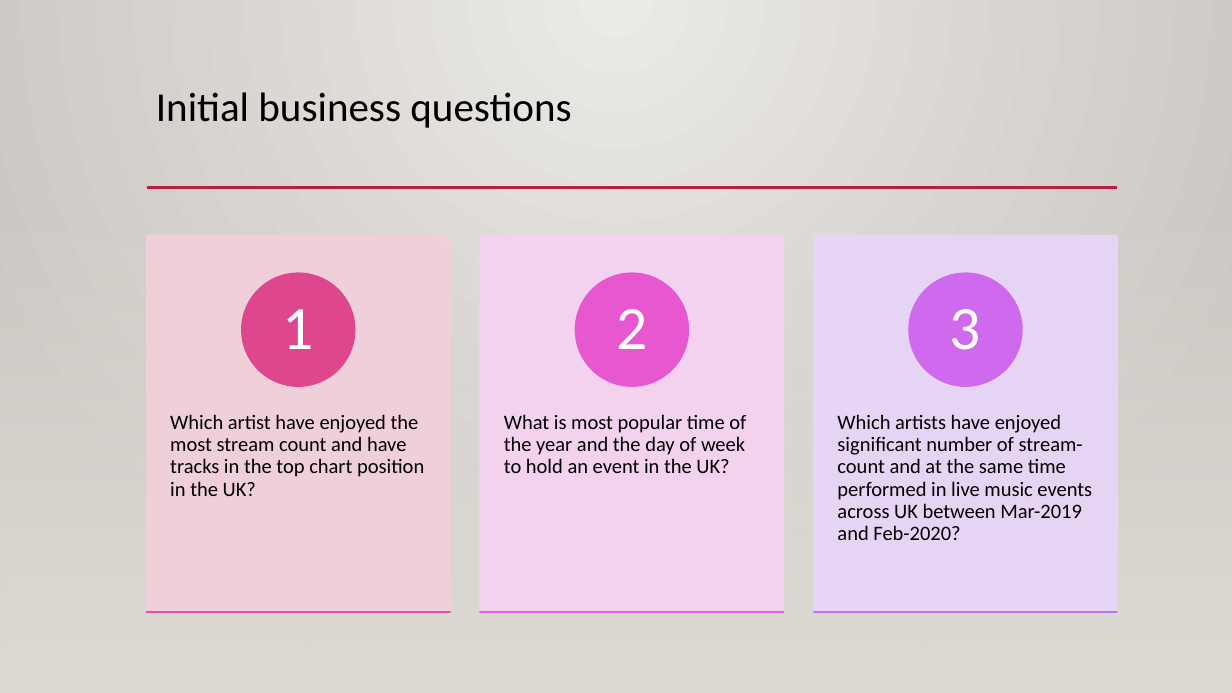
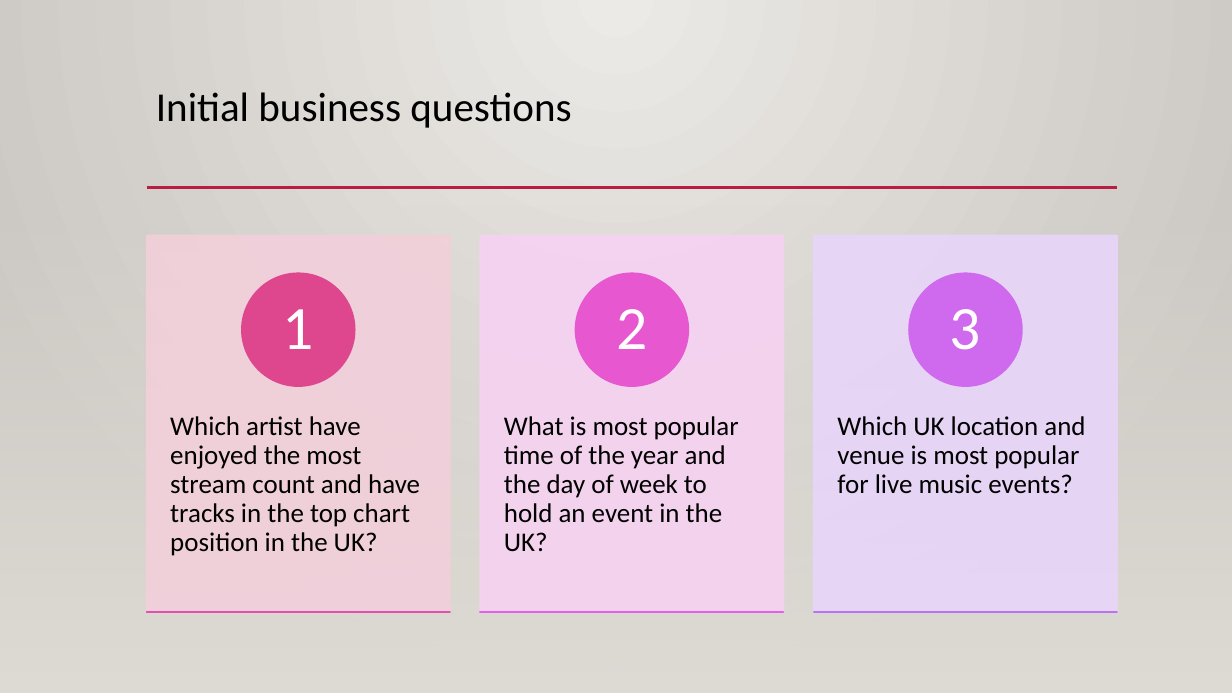
Before and after one commit to mahyarshu/Gigalytics, a slide deck: slide 9 of documents/Presentation/Innovators.pptx. Drawn at 1232x693 pixels with LibreOffice and Linux fonts; fonts in the diff are those of the drawing; background and template pictures are left out. Boxes give left, top, right and bottom in pixels: in the first picture for what was removed or moved away, otherwise in the second. Text is boxed around its words. In the diff, an @@ line names an element or a change of style, - is before the commit and + after.

```diff
--- a/documents/Presentation/Innovators.pptx
+++ b/documents/Presentation/Innovators.pptx
@@ text "Which artist have enjoyed the ..." at [170, 416, 420, 556]: size 16 to 21 pt; more space between paragraphs @@
@@ text "What is most popular time ..." at [504, 416, 739, 552]: size 16 to 21 pt; more space between paragraphs @@
@@ text at [837, 416, 1085, 494]: text changed; size 16 to 21 pt @@
-Which artists have enjoyed significant number of stream-count and at the same time performed in live music events across UK between Mar-2019 and Feb-2020?
+Which UK location and venue is most popular for live music events?
```
Also in this commit, not shown: 3 other slides changed, 7 slides added.
